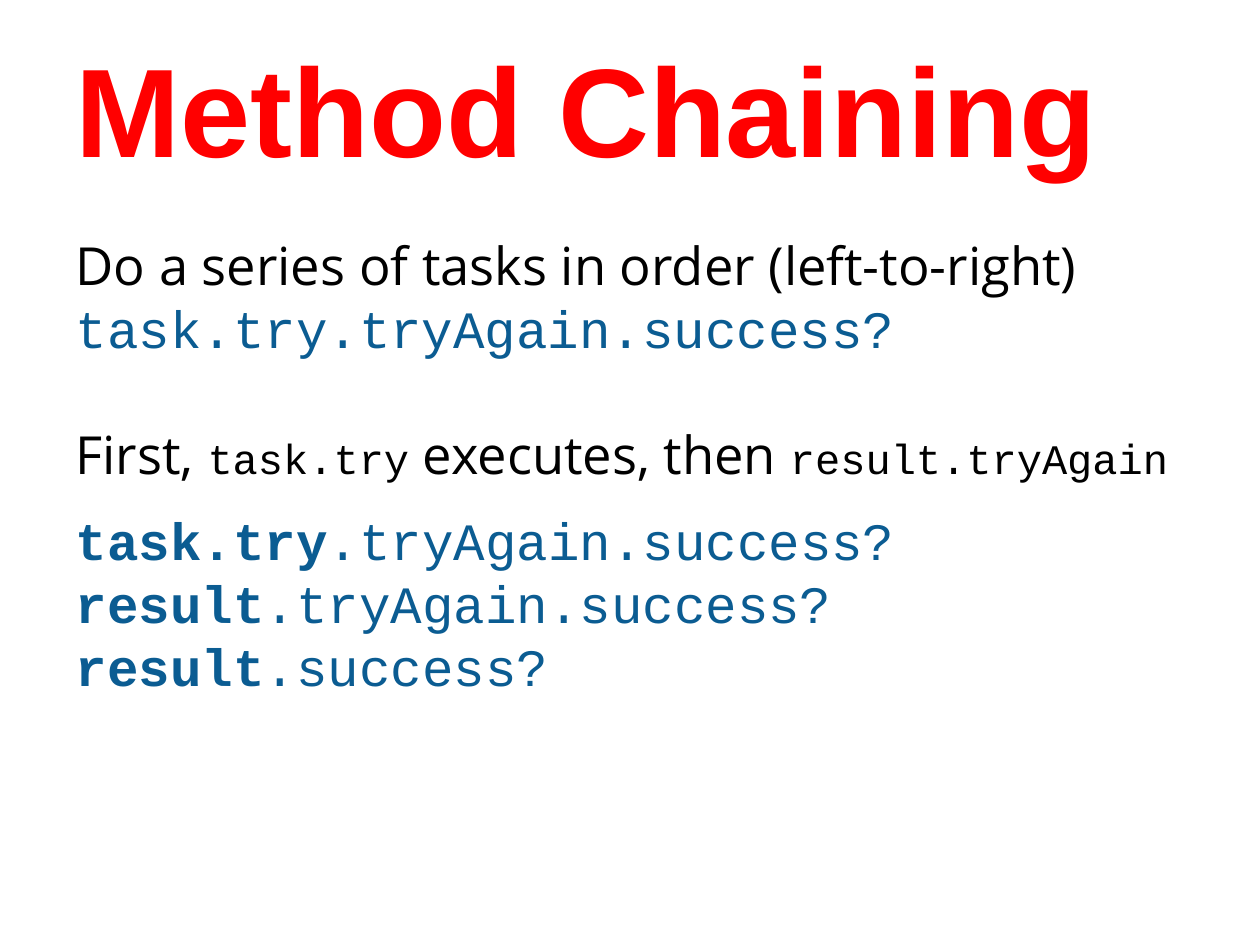
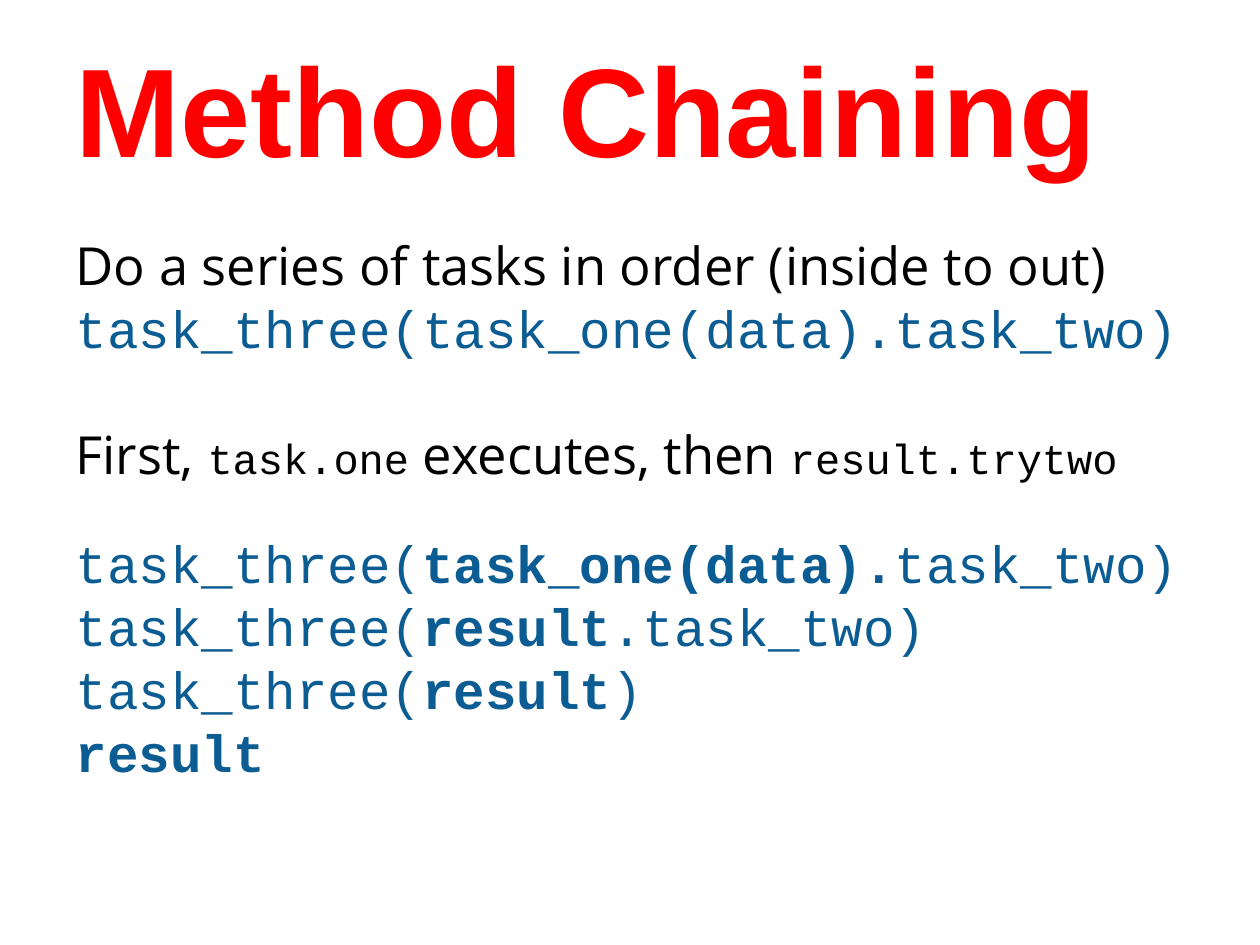
Before and after one commit to humanitiesprogramming/slides, a slide deck: slide 2 of 2017/python/B Done - ish/Ruby - Programming Concepts III.pptx. Drawn at 1260x945 pixels with LibreOffice and Linux fonts; fonts in the diff are those of the drawing. Boxes give left, top, right and bottom in pixels: in the first picture for what was removed or moved away, otherwise in the second. Text is boxed around its words. In the diff, an @@ line names an element or a change of style, - is before the commit and + after.

Commit message:
Update method chaining

```diff
--- a/2017/python/B Done - ish/Ruby - Programming Concepts III.pptx
+++ b/2017/python/B Done - ish/Ruby - Programming Concepts III.pptx
@@ text at (76,245,1179,773): text changed @@
-Do a series of tasks in order (left-to-right)
-task.try.tryAgain.success?
-First, task.try executes, then result.tryAgain
-task.try.tryAgain.success?
-result.tryAgain.success?
-result.success?
+Do a series of tasks in order (inside to out)
+task_three(task_one(data).task_two)
+First, task.one executes, then result.trytwo
+task_three(task_one(data).task_two)
+task_three(result.task_two)
+task_three(result)
+result
```
